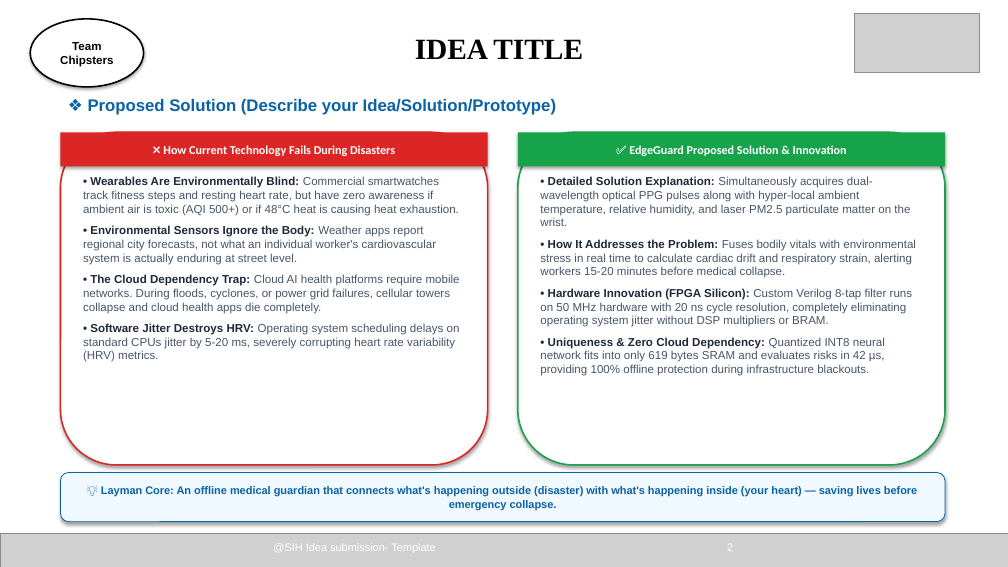
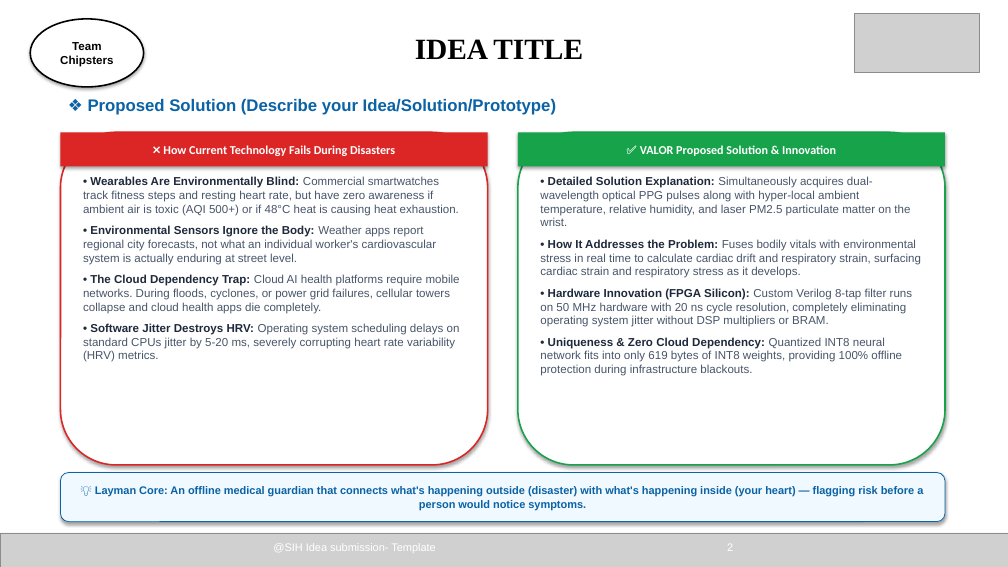
Before and after one commit to novafang23/FPGA-Accelerated-Personal-Health-Companion-Edge-Disaster-Monitor, a slide deck: slide 2 of docs/presentation/SIH26181_Official_Template_Presentation.pptx. Drawn at 1008x567 pixels with LibreOffice and Linux fonts; fonts in the diff are those of the drawing; grey boxes stand for pictures. Boxes give left, top, right and bottom in pixels: in the first picture for what was removed or moved away, otherwise in the second. Text is boxed around its words. In the diff, an @@ line names an element or a change of style, - is before the commit and + after.

Commit message:
feat(clin): wire PPG respiration and SQI into the device; clean up stale claims
ppg_respiratory_rate.c (Charlton 2018 RSA) and ppg_sqi.c (Elgendi 2016 / Karlen 2012) were both written and both exercised - but only in the host harness. Neither was in main/CMakeLists.txt, so on the device clinical_vitals_assess() ran with its respiratory rate defaulted to a normal 14 (clinical_vitals_engine.c:106). That silently disabled the tachypnoea and bradypnoea terms, which are the earliest and most sensitive part of NEWS2: a patient breathing at 30/min would have scored as normal. The sensor path existed; only the wiring was missing.

Both modules are now compiled into the ESP build. A 40-beat window of ACCEPTED intervals feeds the RSA estimator (an artefact would corrupt it exactly as it corrupts RMSSD), and a 100-sample raw-IR window feeds the SQI. Both windows reset on finger removal. task_disaster_monitor now calls clinical_vitals_assess_full() so RR and SQI actually reach the score.

Telemetry carries RR= and SQI= APPENDED to the existing packet rather than inserted, so the dashboard's six-field sscanf still returns 6 and older dashboard binaries keep working.

Docs corrected: the handoff's 'not in the ESP build' row is now fixed rather than known; the guide's Q5 answer described a capability the device did not have and now describes the one it does. The handoff's 'bitstream no longer matches the RTL' row is stale - the header was regenerated after the refactor and matches FPGA_bitstream_MCU.bin byte-for-byte, though only a re-fit can prove the netlist correspondence.

Also sweeps in outstanding work from the other agent: the shared-source RTL refactor with gen_flat_source.py, the power-on reset, the rebuilt SPI testbench, and the presentation/docs updates.

```diff
--- a/docs/presentation/SIH26181_Official_Template_Presentation.pptx
+++ b/docs/presentation/SIH26181_Official_Template_Presentation.pptx
@@ text in rectangle at box(640, 145, 836, 156): text changed @@
-✅ EdgeGuard Proposed Solution & Innovation
+✅ VALOR Proposed Solution & Innovation
@@ text at box(540, 239, 921, 278): text changed @@
-• How It Addresses the Problem: Fuses bodily vitals with environmental stress in real time to calculate cardiac drift and respiratory strain, alerting workers 15-20 minutes before medical collapse.
+• How It Addresses the Problem: Fuses bodily vitals with environmental stress in real time to calculate cardiac drift and respiratory strain, surfacing cardiac strain and respiratory stress as it develops.
@@ text at box(540, 337, 902, 376): text changed @@
-• Uniqueness & Zero Cloud Dependency: Quantized INT8 neural network fits into only 619 bytes SRAM and evaluates risks in 42 µs, providing 100% offline protection during infrastructure blackouts.
+• Uniqueness & Zero Cloud Dependency: Quantized INT8 neural network fits into only 619 bytes of INT8 weights, providing 100% offline protection during infrastructure blackouts.
@@ text in rounded rectangle at box(95, 486, 923, 510): text changed @@
-💡 Layman Core: An offline medical guardian that connects what's happening outside (disaster) with what's happening inside (your heart) — saving lives before emergency collapse.
+💡 Layman Core: An offline medical guardian that connects what's happening outside (disaster) with what's happening inside (your heart) — flagging risk before a person would notice symptoms.
```
Also in this commit, not shown: 4 other slides changed, 44 other files.
